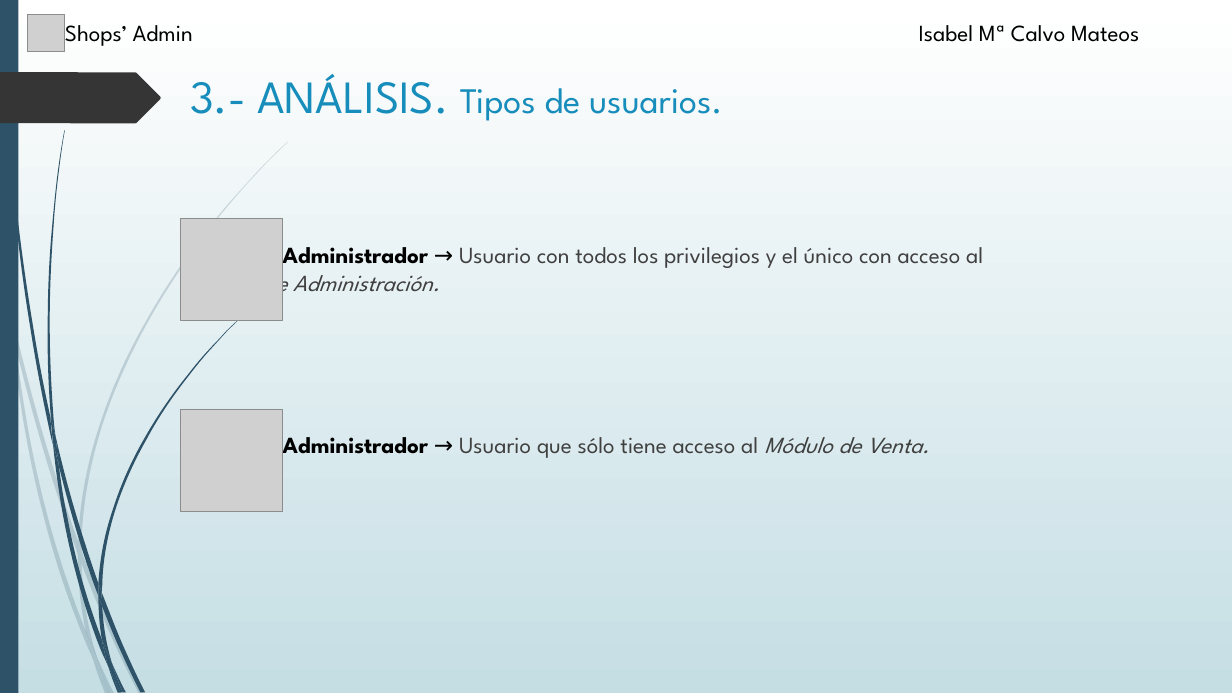
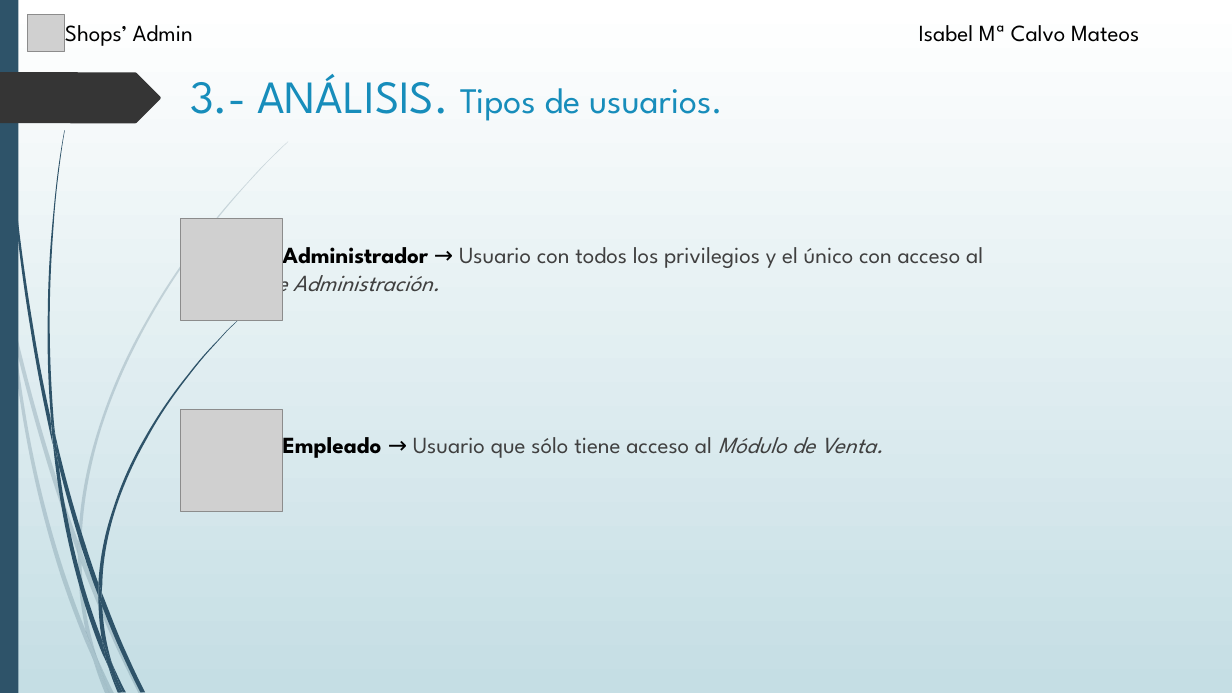
Before and after one commit to isacm94/Proyecto, a slide deck: slide 5 of Alumno/Defensa-Proyecto/Presentación.pptx. Drawn at 1232x693 pixels with LibreOffice and Linux fonts; fonts in the diff are those of the drawing; grey boxes stand for pictures. Boxes give left, top, right and bottom in pixels: in the first picture for what was removed or moved away, otherwise in the second. Text is boxed around its words. In the diff, an @@ line names an element or a change of style, - is before the commit and + after.

```diff
--- a/Alumno/Defensa-Proyecto/Presentación.pptx
+++ b/Alumno/Defensa-Proyecto/Presentación.pptx
@@ text at (x1=283, y1=437, x2=883, y2=458): text changed @@
-Administrador → Usuario que sólo tiene acceso al Módulo de Venta.
+Empleado → Usuario que sólo tiene acceso al Módulo de Venta.
```
Also in this commit, not shown: 7 other slides changed, 11 other files.
